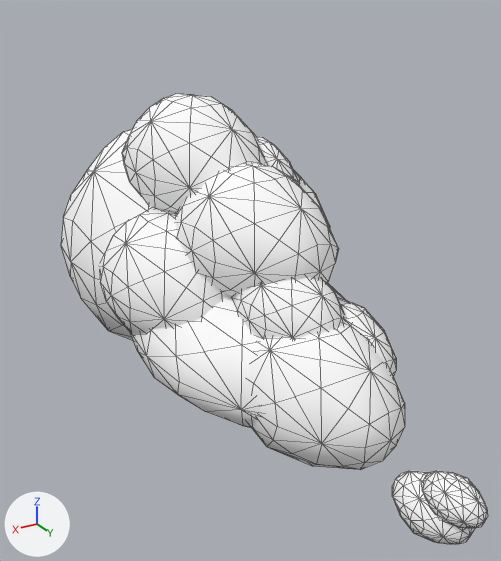
The FBX model Assets/Meshes/Cloud.FBX, before and after one commit.
The view is the same before and after, from a 50 mm camera at (0.491, 1.272, 0.583) aimed at (-0.038, 0.391, 0.143). The lights are fixed; the arrows at lower left show +X, +Y and +Z. Mesh edges are drawn as thin lines. Where no turn or scale is listed for an object, it has been applied to the vertices.
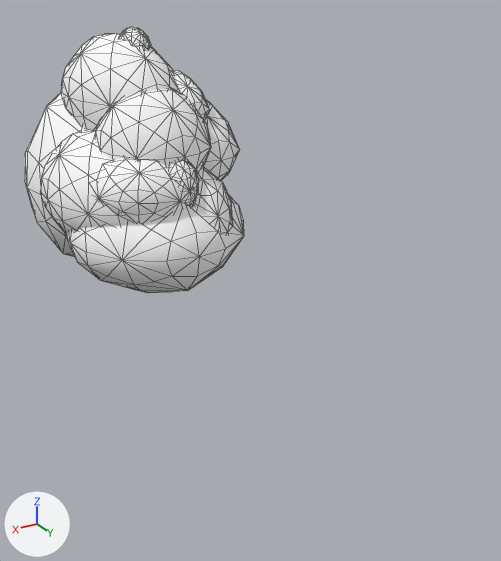
Commit message: Cloud again

What the commit changed:
me_mesh has 1176 vertices, 2304 faces and spans x -0.205..0.185, y -0.104..0.909, z -0.036..0.426.
me_mesh is used by ob_object004; location (0.0, 0.0, 0.0).
me_mesh part 1: the loose piece of 98 vertices spanning x -0.205..-0.001, y 0.154..0.453, z 0.112..0.319 is moved by (0.002, -0.293, 0.073).
me_mesh part 2: the loose piece of 98 vertices spanning x -0.136..-0.007, y 0.24..0.43, z 0.229..0.361 is turned -33.5 degrees about the x axis through its middle, then moved by (0.023, -0.16, -0.082).
me_mesh part 3: the loose piece of 98 vertices spanning x -0.059..0.071, y 0.467..0.657, z 0.11..0.241 is moved by (-0.075, -0.52, 0.192).
me_mesh part 4: the loose piece of 98 vertices spanning x -0.091..0.112, y 0.148..0.447, z 0.22..0.426 is turned -48.4 degrees about the x axis through its middle and scaled by 0.351, then moved by (-0.015, -0.096, -0.051).
me_mesh part 5: the loose piece of 98 vertices spanning x -0.115..0.014, y 0.509..0.699, z 0.053..0.184 is turned 55.5 degrees about the z axis through its middle, then moved by (0.101, -0.428, 0.131).
me_mesh part 6: the loose piece of 98 vertices spanning x -0.172..0.163, y 0.162..0.7, z -0.036..0.2 is scaled about its middle by (1, 0.669, 1), then moved by (0.002, -0.329, 0.073).
me_mesh part 7: the loose piece of 98 vertices spanning x -0.194..0.185, y -0.104..0.434, z -0.026..0.356 is scaled about its middle by (1, 0.669, 1), then moved by (0.002, -0.241, 0.073).
me_mesh part 8: the loose piece of 98 vertices spanning x -0.103..0.101, y 0.306..0.605, z 0.143..0.349 is scaled about its middle by (1, 0.669, 1), then moved by (0.002, -0.337, 0.073).
me_mesh part 9: the loose piece of 98 vertices spanning x -0.035..0.019, y 0.83..0.909, z 0.04..0.094 is moved by (0.002, -0.831, 0.415).
me_mesh part 10: the loose piece of 98 vertices spanning x -0.018..0.185, y 0.202..0.501, z 0.049..0.266 is moved by (-0.082, -0.355, -0.052).
me_mesh part 11: the loose piece of 98 vertices spanning x -0.103..0.101, y 0.461..0.76, z -0.029..0.188 is moved by (0.087, -0.552, 0.151).
me_mesh part 12: the loose piece of 98 vertices spanning x -0.043..0.029, y 0.79..0.895, z 0.0..0.073 is scaled about its middle by 2.85, then moved by (0.02, -0.838, 0.359).

Changed parts and their boxes [x1, y1, x2, y2] in the pictures (501 x 561 px; the box of a moved part takes in the faces that stretch with it):
'Object004', reshaped (49% narrower, 41% shorter): before [61, 94, 488, 544]; after [25, 27, 244, 293]
part 1 of me_mesh, moved or reshaped: before [295, 172, 330, 227]; after [203, 100, 240, 180]
part 2 of me_mesh, moved or reshaped: before [256, 136, 300, 184]; after [194, 166, 233, 234]
part 3 of me_mesh, moved or reshaped: before [233, 277, 345, 339]; after [173, 71, 210, 120]
part 4 of me_mesh, moved or reshaped: before [122, 94, 267, 213]; after [170, 161, 199, 203]
part 5 of me_mesh, moved or reshaped: before [338, 298, 396, 376]; after [93, 159, 194, 223]
part 6 of me_mesh, moved or reshaped: before [131, 284, 347, 428]; after [66, 196, 244, 293]
part 7 of me_mesh, moved or reshaped: before [61, 129, 153, 340]; after [25, 93, 86, 256]
part 8 of me_mesh, moved or reshaped: before [175, 164, 339, 296]; after [95, 89, 211, 172]
part 9 of me_mesh, moved or reshaped: before [422, 471, 488, 528]; after [120, 27, 151, 49]
part 10 of me_mesh, moved or reshaped (not visible afterwards): before [99, 208, 227, 334]
part 11 of me_mesh, moved or reshaped: before [246, 319, 405, 470]; after [40, 129, 127, 235]
part 12 of me_mesh, moved or reshaped: before [392, 470, 475, 544]; after [61, 33, 180, 131]
